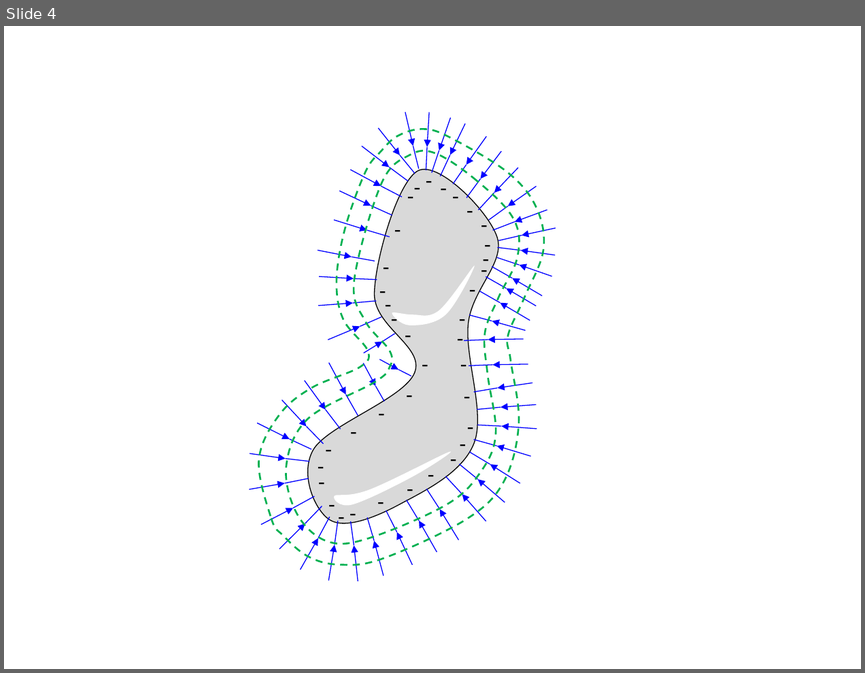
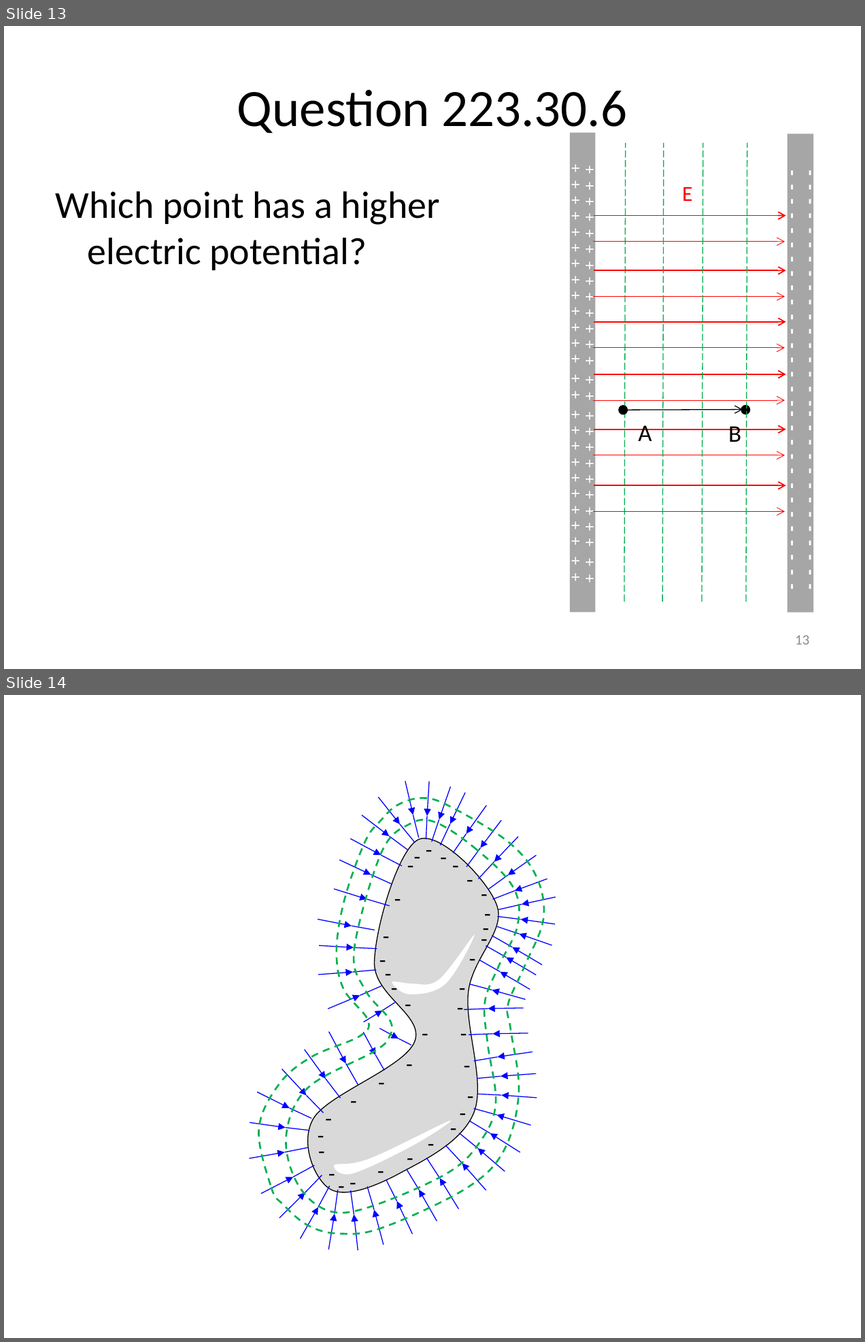
Before and after one commit to rtlines/PH223-Engineering-Physics, a slide deck: Slides/PH223_Lecture_30.pptx. Shown one above the other, each under a label of ours: slide 4 before the commit, slides 13 and 14 after it. The pictures are 865x673 and 865x1342 pixels, drawn with LibreOffice and Linux fonts; fonts in the diff are those of the drawing. Boxes give left, top, right and bottom in pixels: in the first picture for what was removed or moved away, otherwise in the second. Text is boxed around its words. In the diff, an @@ line names an element or a change of style, - is before the commit and + after.

```diff
--- a/Slides/PH223_Lecture_30.pptx
+++ b/Slides/PH223_Lecture_30.pptx
@@ slide 13 added at <box>4,26,861,669</box>, background #FFFFFF @@
@@ title added at <box>237,89,628,138</box>, 44 pt, text #000000 @@
+Question 223.30.6
@@ text added at <box>559,129,588,616</box>, 14 pt, text #FFFFFF @@
++ + + + + + + + + + + + + + + + + + + + + + + + + +
@@ rectangle added at <box>569,133,595,611</box>, fill #A6A6A6 @@
@@ text added at <box>574,131,603,617</box>, 14 pt, text #FFFFFF @@
++ + + + + + + + + + + + + + + + + + + + + + + + + +
@@ line added from (624, 601) to (626, 142), #00B050 0.75 pt dashed @@
@@ line added from (662, 601) to (664, 142), #00B050 0.75 pt dashed @@
@@ line added from (702, 601) to (703, 142), #00B050 0.75 pt dashed @@
@@ line added from (746, 601) to (747, 142), #00B050 0.75 pt dashed @@
@@ text added at <box>774,134,806,613</box>, 16 pt, text #FFFFFF, bold @@
+- - - - - - - - - - - - - - - - - - - - - - - - - - - - - -
@@ rectangle added at <box>787,133,813,611</box>, fill #A6A6A6 @@
@@ text added at <box>792,134,824,613</box>, 16 pt, text #FFFFFF, bold @@
+- - - - - - - - - - - - - - - - - - - - - - - - - - - - - -
@@ text added at <box>682,186,692,201</box>, 18 pt, text #FF0000 @@
+E
@@ text added at <box>56,191,440,270</box>, 32 pt, text #000000 @@
+Which point has a higher electric potential?
@@ group added at <box>594,215,785,485</box>: 6 arrows @@
@@ group added at <box>594,241,785,511</box>: 6 arrows @@
@@ ellipse added at <box>618,405,628,414</box>, fill #000000 @@
@@ arrow added from (627, 410) to (742, 409), #000000 0.75 pt @@
@@ ellipse added at <box>741,405,750,414</box>, fill #000000 @@
@@ text added at <box>638,425,651,441</box>, 20 pt, text #000000 @@
+A
@@ text added at <box>728,426,741,441</box>, 20 pt, text #000000 @@
+B
@@ page number added at <box>795,635,809,644</box>, 12 pt, text #8C8C8C @@
+13
@@ what was slide 4 is now slide 14 @@
```
Also in this commit, not shown: 11 other slides added, 23 other files.
